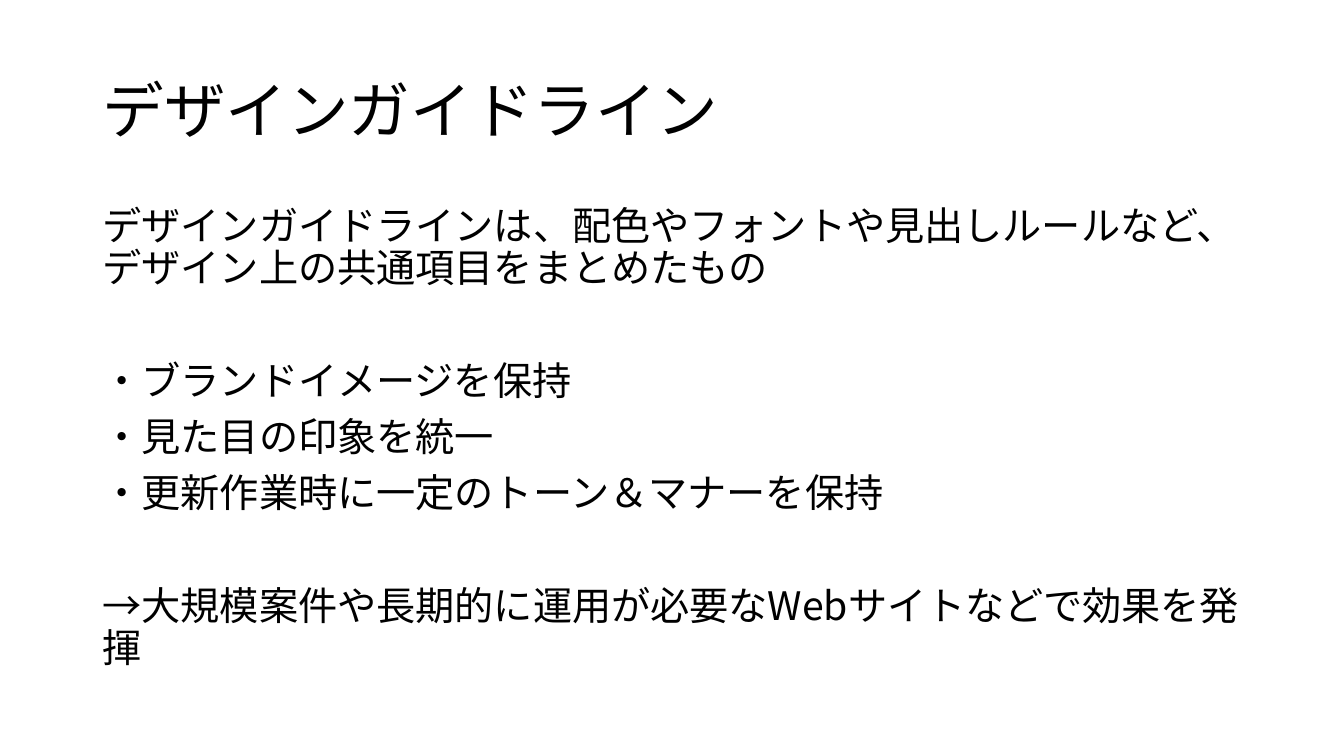
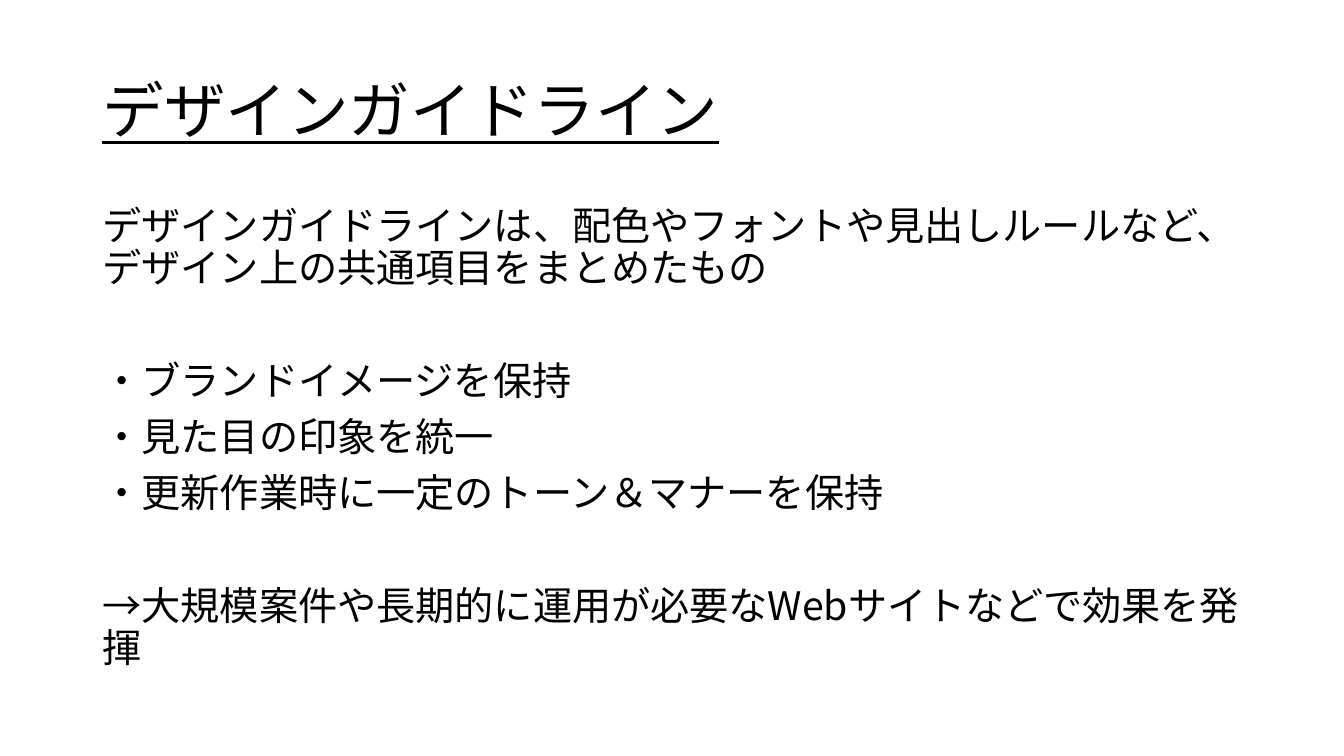
Before and after one commit to R4HB02-teamR/-R, a slide deck: slide 25 of progress/樫本/2022_0203クラス内発表.pptx (slide 22 before the commit). Drawn at 1344x756 pixels with LibreOffice and Linux fonts; fonts in the diff are those of the drawing. Boxes give left, top, right and bottom in pixels: in the first picture for what was removed or moved away, otherwise in the second. Text is boxed around its words. In the diff, an @@ line names an element or a change of style, - is before the commit and + after.

```diff
--- a/progress/樫本/2022_0203クラス内発表.pptx
+++ b/progress/樫本/2022_0203クラス内発表.pptx
@@ title "デザインガイドライン" at bbox=[102, 80, 718, 144]: font Calibri to Noto Sans CJK JP, underline on @@
```
Also in this commit, not shown: 10 other slides changed, 10 slides added, 2 slides removed, 1 other file.
